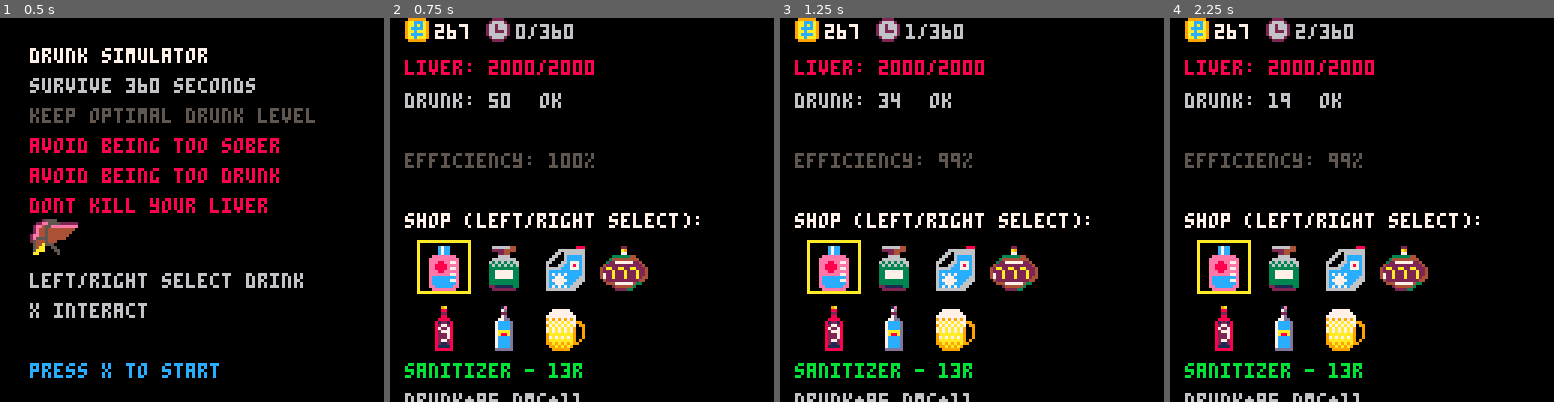
Above: before the commit, frames 1-4 (left to right).
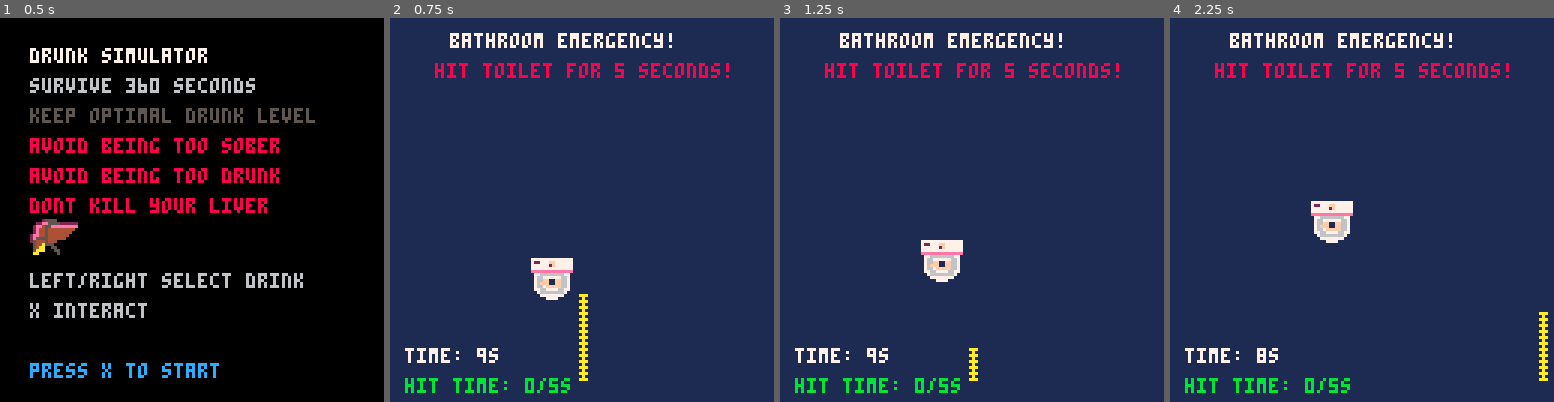
Above: after the commit, the same moments.

Repository: fritzlolpro/picopico
Game: PICO-8 cartridge carts/drunk.p8
Same seed, same stepped clock (60 frames per second), same inputs: the game is played once before the commit and once after it.
Inputs:
- Up to frame 1 (0.5 s): no input
- Up to frame 2 (0.75 s): tap O (Z key) at 0.7 s
- Up to frame 3 (1.25 s): no input
- Up to frame 4 (2.25 s): hold Right 1.6-2.1 s; tap O (Z key) at 1.7, 2.1 s; hold Up from 2.15 s (still down)

Frame 1 is identical in both runs. In frame 2, 100% of the frame differs, in the area x 0-100%, y 0-100%; in frame 3, 100%; in frame 4, 100%.

Commit message:
minigame

Diff:
--- a/carts/drunk.p8
+++ b/carts/drunk.p8
@@ -445,23 +445,96 @@
 minigame_target = 0
 minigame_progress = 0
 
+-- Stream minigame variables
+stream_x = 64  -- Stream horizontal position
+stream_y = 120 -- Stream vertical position (bottom of screen)
+stream_length = 30 -- Current stream length
+stream_max_length = 80 -- Maximum stream length
+toilet_x = 64  -- Toilet horizontal position
+toilet_y = 64  -- Toilet vertical position
+toilet_size = 2 -- Toilet sprite size: fixed 16x16 pixels (2x2 tiles)
+toilet_hit_time = 0 -- Time spent hitting toilet
+toilet_target_time = 600 -- 10 seconds at 60fps
+toilet_vel_x = 0 -- Toilet velocity X
+toilet_vel_y = 0 -- Toilet velocity Y
+toilet_speed = 0.8 -- Base toilet movement speed
+minigame_game_length = 5 -- Mini-game length in seconds
+
 function update_minigame()
     if minigame_timer == 0 then
         -- Mini-game initialization
-        minigame_timer = 300 -- 5 seconds
-        minigame_target = 50 + rnd(50) -- random target
-        minigame_progress = 0
+        minigame_timer = toilet_target_time -- 5 seconds
+        toilet_hit_time = 0
+        -- Reset toilet position and velocity
+        toilet_x = 32 + rnd(64) -- Random x between 32-96
+        local min_y = stream_y - stream_max_length -- Top boundary based on MAX stream length
+        local max_y = 120 - 16  -- Bottom boundary (16px for toilet sprite)
+        toilet_y = min_y + rnd(max_y - min_y) -- Random y within max stream reach
+        toilet_size = 2 -- Fixed size: 16x16 pixels (2x2 tiles)
+        toilet_vel_x = (rnd(2) - 1) * toilet_speed -- Random velocity based on toilet_speed
+        toilet_vel_y = (rnd(2) - 1) * toilet_speed
     end
 
     minigame_timer -= 1
 
-    -- Fast X presses increase progress
-    if btnp(4) then
-        minigame_progress += 5
+    -- Move toilet with velocity
+    toilet_x += toilet_vel_x
+    toilet_y += toilet_vel_y
+
+    -- Bounce off screen edges and randomize direction
+    if toilet_x <= 8 or toilet_x >= 120 - toilet_size * 8 then
+        toilet_vel_x = -toilet_vel_x + (rnd(1) - 0.5) -- Bounce and add randomness
+        toilet_x = mid(8, toilet_x, 120 - toilet_size * 8)
+    end
+
+    -- Y boundary: top limit is MAX stream reach, bottom is screen edge
+    local min_y = stream_y - stream_max_length -- Top boundary based on MAX stream length
+    local max_y = 120 - toilet_size * 8        -- Bottom boundary (screen edge)
+
+    if toilet_y <= min_y or toilet_y >= max_y then
+        toilet_vel_y = -toilet_vel_y + (rnd(1) - 0.5) -- Bounce and add randomness
+        toilet_y = mid(min_y, toilet_y, max_y)
+    end
+
+    -- Randomly change direction occasionally
+    if rnd(1) < 0.01 then -- 1% chance per frame
+        toilet_vel_x += (rnd(2) - 1) * (toilet_speed * 0.25) -- Direction change based on speed
+        toilet_vel_y += (rnd(2) - 1) * (toilet_speed * 0.25)
+        -- Limit velocity based on toilet_speed
+        local max_speed = toilet_speed * 1.5
+        toilet_vel_x = mid(-max_speed, toilet_vel_x, max_speed)
+        toilet_vel_y = mid(-max_speed, toilet_vel_y, max_speed)
+    end
+
+
+    -- Control stream with arrow keys
+    if btn(0) then -- Left
+        stream_x -= 2
+    end
+    if btn(1) then -- Right
+        stream_x += 2
+    end
+    if btn(2) then -- Up
+        stream_length = min(stream_max_length, stream_length + 2)
+    else
+        stream_length = max(10, stream_length - 1)
+    end
+
+    -- Keep stream on screen
+    stream_x = mid(4, stream_x, 124)
+
+    -- Check if stream hits toilet
+    local stream_top_y = stream_y - stream_length
+    local toilet_hit = false
+
+    if stream_x >= toilet_x and stream_x <= toilet_x + toilet_size * 8 and
+       stream_top_y <= toilet_y + toilet_size * 8 and stream_y >= toilet_y then
+        toilet_hit = true
+        toilet_hit_time += 1
     end
 
     -- Check mini-game completion
-    if minigame_progress >= minigame_target then
+    if toilet_hit_time >= toilet_target_time then
         -- Success - get money bonus
         money += 50
         minigame_active = false
@@ -544,6 +617,19 @@
         minigame_target = 0
         minigame_progress = 0
 
+        -- Reset stream minigame variables
+        stream_x = 64
+        stream_y = 120
+        stream_length = 30
+        stream_max_length = 80
+        toilet_x = 64
+        toilet_y = 64
+        toilet_size = 2
+        toilet_hit_time = 0
+        toilet_vel_x = 0
+        toilet_vel_y = 0
+        toilet_speed = 0.8
+
         current_state = game_state.main_menu
     end
 end
@@ -579,6 +665,19 @@
         minigame_target = 0
         minigame_progress = 0
 
+        -- Reset stream minigame variables
+        stream_x = 64
+        stream_y = 120
+        stream_length = 30
+        stream_max_length = 80
+        toilet_x = 64
+        toilet_y = 64
+        toilet_size = 2
+        toilet_hit_time = 0
+        toilet_vel_x = 0
+        toilet_vel_y = 0
+        toilet_speed = 0.8
+
         current_state = game_state.main_menu
     end
 end
@@ -623,12 +722,13 @@
 end
 
 function draw_game()
+    minigame_active = true
     -- Check active mini-game
     if minigame_active then
         draw_minigame()
         return
     end
-    local first_row_text_y = 2
+    local first_row_text_y = 1
     local first_row_sprite_y = 0
     -- Main information
     local money_id = 52
@@ -745,6 +845,41 @@
         -- Complete black screen during blackout
         cls(0)
         print("blackout", 35, 64, 8)
+    end
+end
+
+function draw_minigame()
+    cls(1) -- Blue background
+    print("bathroom emergency!", 20, 5, 7)
+    print("hit toilet for 5 seconds!", 15, 15, 8)
+
+    -- Draw toilet sprite (moving and resizing)
+    local toilet_sprite_id = 26 -- Assuming sprite 26 is your toilet
+    spr(toilet_sprite_id, toilet_x, toilet_y, toilet_size, toilet_size)
+
+    -- Draw stream
+    if stream_length > 0 then
+        local stream_top_y = stream_y - stream_length
+        -- Draw yellow stream line
+        for i = 0, stream_length do
+            pset(stream_x, stream_y - i, 10) -- Yellow color
+            -- Add some width to the stream
+            if i % 2 == 0 then
+                pset(stream_x - 1, stream_y - i, 10)
+                pset(stream_x + 1, stream_y - i, 10)
+            end
+        end
+    end
+
+    -- Draw UI
+    print("time: "..flr(minigame_timer/60).."s", 5, 110, 7)
+    print("hit time: "..flr(toilet_hit_time/60).."/"..minigame_game_length.."s", 5, 120, 11)
+
+
+    -- Visual feedback when hitting toilet
+    if stream_x >= toilet_x and stream_x <= toilet_x + toilet_size * 8 and
+       (stream_y - stream_length) <= toilet_y + toilet_size * 8 and stream_y >= toilet_y then
+        print("hit!", toilet_x, toilet_y - 8, 11)
     end
 end
 
@@ -777,20 +912,6 @@
     end
 end
 
-function draw_minigame()
-    cls(1)
-    print("bathroom emergency!", 20, 30, 7)
-    print("press x rapidly!", 25, 45, 8)
-
-    -- Progress bar
-    local progress_width = (minigame_progress / minigame_target) * 100
-    rect(10, 60, 110, 70, 7)
-    rectfill(11, 61, 10 + progress_width, 69, 11)
-
-    -- Timer
-    print("time: " .. flr(minigame_timer / 60), 45, 80, 6)
-    print("progress: " .. flr(minigame_progress) .. "/" .. flr(minigame_target), 25, 90, 6)
-end
 
 function draw_payday()
     cls(3)
@@ -858,20 +979,20 @@
 00a1aaaaaaaa1a0000aaa1aaaa1aaa0000e8ee00033333306cccccc604a444a000897200007ccd0009a9a9900000000000000000000000000000000000000000
 0aaaa1aaaa1aaaa00aaa11a8a11aaaa000eeee000333333066666666004444000088220000dddd00009990000000000000000000000000000000000000000000
 0aaaa1a8aa1aaaa00aaa66a2866aaaa0000000000000000000000000000000000000000000000000000000000000000000000000000000000000000000000000
-00aa66a28a66aa0000aaaaaaaaaaaa00000000000000000000000000000000000000000000000000000000000000000000000000000000000000000000000000
-00aaaaaaaaaaaa0000ac1aa16aaaaa00000025555000000000002555500000000000289850000000000000000000000000000000000000000000000000000000
-0ccaaa1aa1aaa00000ccc1166aaaa0000022ee55552222220022ee555522222200a298a985828282000000000000000000000000000000000000000000000000
-0cc0a66116aa00000ccc0666aabb000002ee455eeeeeeeee02ee495eeeee333e09994958e8e83338000000000000000000000000000000000000000000000000
-0cc0bb6666bb00000ccabbbbbbbb000002e445444444444002e49a944494434008a89a9444944340000000000000000000000000000000000000000000000000
-0ccabbbbbbbba0000000bb0bb0bb000002e445444444440002e4494949a944000888494949a94800000000000000000000000000000000000000000000000000
-0000bb0bb0bb000000000bbbbbbb00002ee44544444440002ee4459a949440009888459a94944000000000000000000000000000000000000000000000000000
-00000bbbbbbb000000000bbbbbbb00002e555544444400002e55554944440000a9a8aa4948480000000000000000000000000000000000000000000000000000
-000bbbbbbbbbb000000bbbbbbbbbb0002544454440000000259995aaa0000000988e8aaaa0000000000000000000000000000000000000000000000000000000
-000baaaaaaabb000000baaaaaaabb0000544a555000000000599a555000000000598aa5500000000000000000000000000000000000000000000000000000000
-0bbbbbbbbbbbb0000bbbbbbbbbbbb000054aa00550000000059aa00550000000089aa00a50000000000000000000000000000000000000000000000000000000
-0011aaaaaaaa110000011aaaa11aa00005aaa0005500000005aaa0005500000005aaa000aa000000000000000000000000000000000000000000000000000000
-00a11aaaa11aaa0000166aaaa661aa000aa00000050000000aa00000050000000aa0000005000000000000000000000000000000000000000000000000000000
-00166aaaa661aa0000aaaaaaaaaaaa00000000000000000000000000000000000000000000000000000000000000000000000000000000000000000000000000
+00aa66a28a66aa0000aaaaaaaaaaaa00000000000000000000000000000000000000000000000000077777777777777000000000000000000000000000000000
+00aaaaaaaaaaaa0000ac1aa16aaaaa000000255550000000000025555000000000002898500000000722777ff777777000000000000000000000000000000000
+0ccaaa1aa1aaa00000ccc1166aaaa0000022ee55552222220022ee555522222200a298a98582828207777772f777777000000000000000000000000000000000
+0cc0a66116aa00000ccc0666aabb000002ee455eeeeeeeee02ee495eeeee333e09994958e8e83338077777777777777000000000000000000000000000000000
+0cc0bb6666bb00000ccabbbbbbbb000002e445444444444002e49a944494434008a89a94449443400eeeeeeeeeeeeee000000000000000000000000000000000
+0ccabbbbbbbba0000000bb0bb0bb000002e445444444440002e4494949a944000888494949a94800007766666666770000000000000000000000000000000000
+0000bb0bb0bb000000000bbbbbbb00002ee44544444440002ee4459a949440009888459a94944000007667777776670000000000000000000000000000000000
+00000bbbbbbb000000000bbbbbbb00002e555544444400002e55554944440000a9a8aa494848000000766ff11ff6670000000000000000000000000000000000
+000bbbbbbbbbb000000bbbbbbbbbb0002544454440000000259995aaa0000000988e8aaaa00000000076fff11ff6670000000000000000000000000000000000
+000baaaaaaabb000000baaaaaaabb0000544a555000000000599a555000000000598aa5500000000007667fffff6670000000000000000000000000000000000
+0bbbbbbbbbbbb0000bbbbbbbbbbbb000054aa00550000000059aa00550000000089aa00a50000000007766777766770000000000000000000000000000000000
+0011aaaaaaaa110000011aaaa11aa00005aaa0005500000005aaa0005500000005aaa000aa000000000766666666700000000000000000000000000000000000
+00a11aaaa11aaa0000166aaaa661aa000aa00000050000000aa00000050000000aa0000005000000000077777777000000000000000000000000000000000000
+00166aaaa661aa0000aaaaaaaaaaaa00000000000000000000000000000000000000000000000000000000777700000000000000000000000000000000000000
 0aaa1a8aa1aaaaa000aa1a8aa1aaaa00000000000000000000000000000000000000000000000000000000000000000000000000000000000000000000000000
 0aa1a1881a1aaaa00aa1a1881a1aaa00099999900000000000222200000000000000000000000000000000000000000000000000000000000000000000000000
 00a666888666aa000aa666888666aa009aaccca90cccccc002666620000000000000000000000000000000000000000000000000000000000000000000000000
Not shown, added: drunk_stuff/art/minigame.aseprite
Not shown, added: drunk_stuff/art/toilet.png
